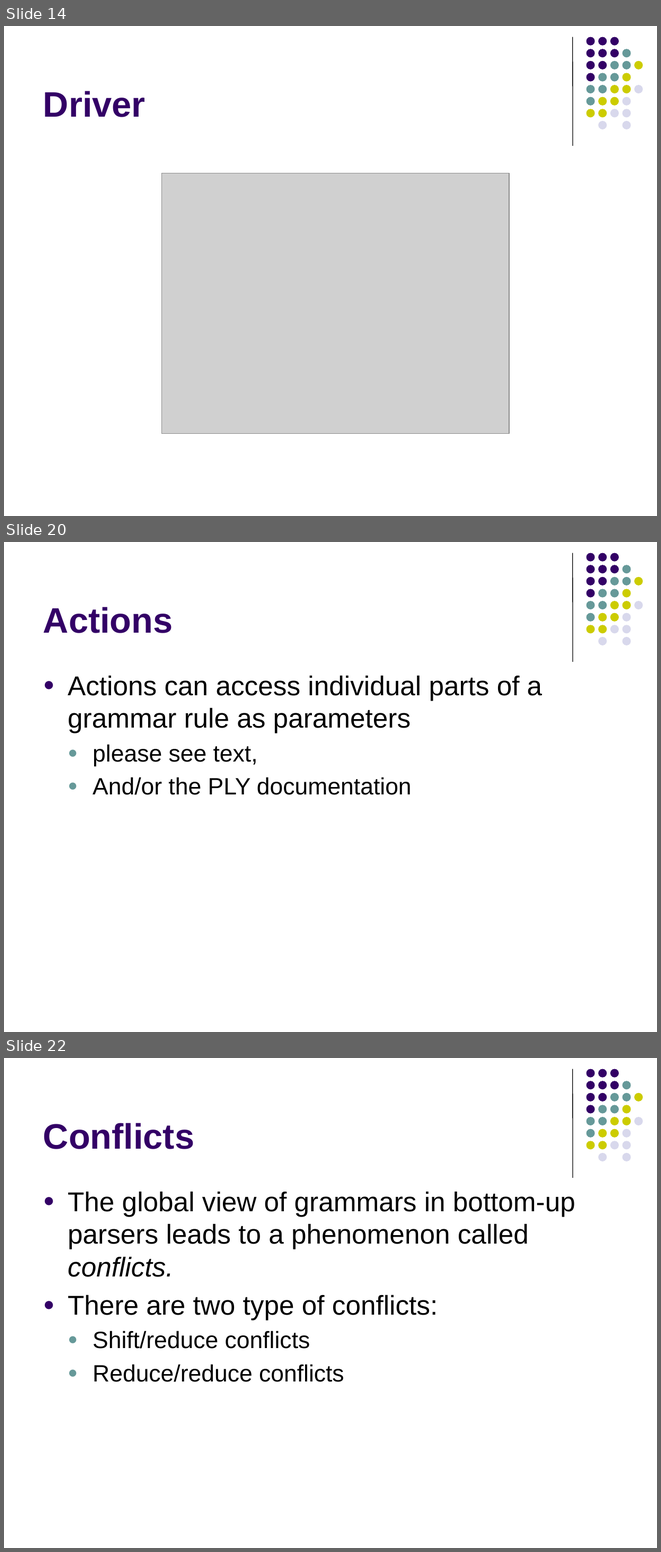
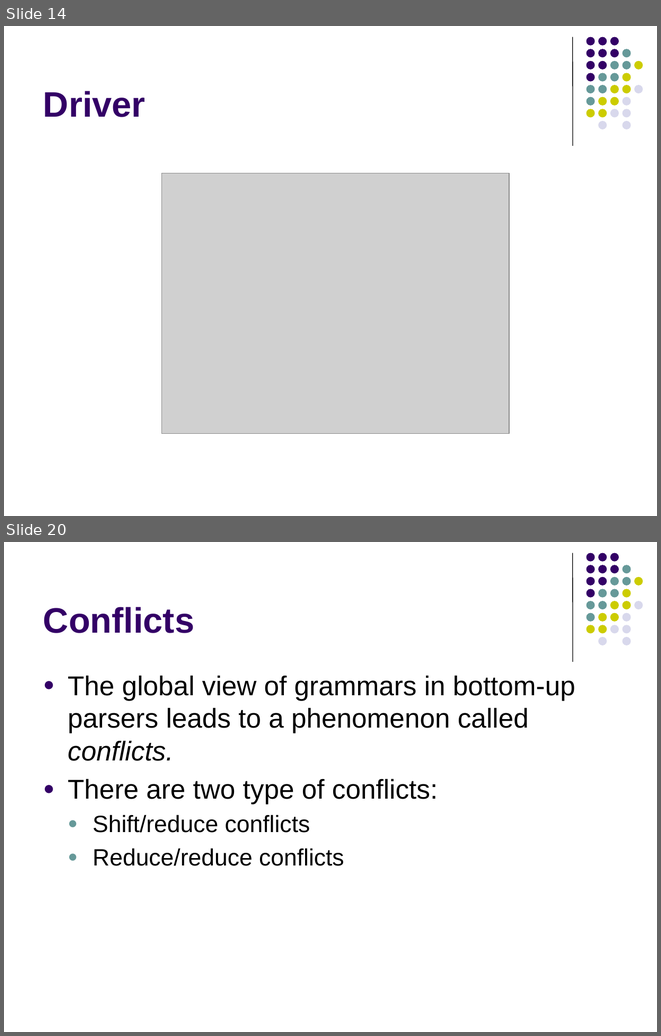
Before and after one commit to lutzhamel/CSC402, a slide deck: notes/csc402-ln021.pptx. Shown one above the other, each under a label of ours: slides 14, 20 and 22 before the commit, slides 14 and 20 after it; the slides between them are not shown. The pictures are 661x1552 and 661x1036 pixels, drawn with LibreOffice and Linux fonts; fonts in the diff are those of the drawing; grey boxes stand for pictures. Boxes give left, top, right and bottom in pixels: in the first picture for what was removed or moved away, otherwise in the second. Text is boxed around its words. In the diff, an @@ line names an element or a change of style, - is before the commit and + after.

```diff
--- a/notes/csc402-ln021.pptx
+++ b/notes/csc402-ln021.pptx
@@ slide 20 removed at [4,542,657,1032], background #FFFFFF; not listed: 32 template elements that a slide beside it also shows @@
@@ title removed at [43,607,173,633] @@
-Actions
@@ text removed at [68,675,542,795] @@
-● Actions can access individual parts of a grammar rule as parameters
-  ● please see text,
-  ● And/or the PLY documentation
@@ what was slide 22 is now slide 20 @@
```
Also in this commit, not shown: 5 slides changed, 3 slides added, 4 other slides removed, 1 other file.
